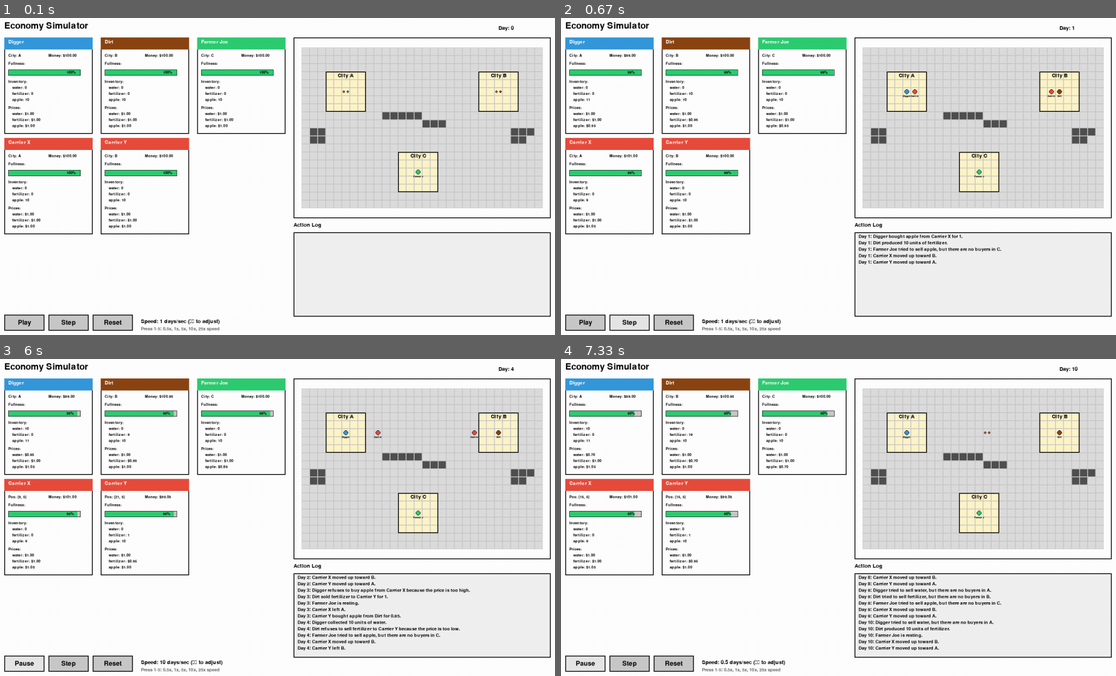
Above: before the commit, frames 1-4 (two rows, left to right).
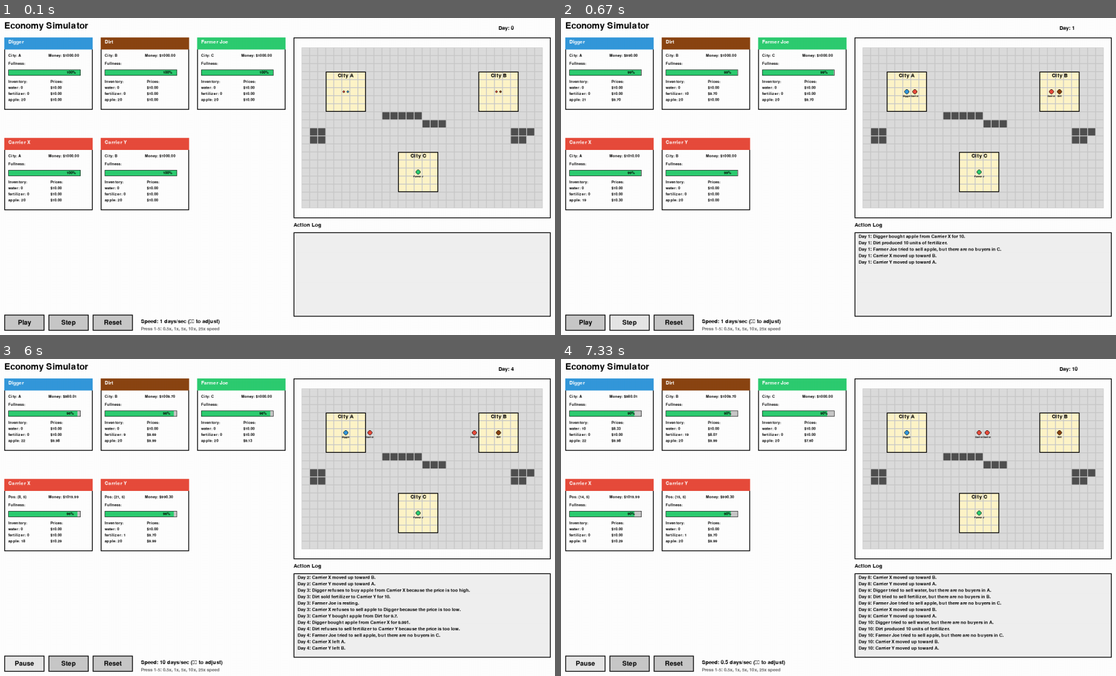
Above: after the commit, the same moments.

Repository: KentShikama/economy-simulator
Game: pygame game, started from economy-simulator-gui/pygame_gui.py
The game is run twice, just before and just after one commit, with the same random seed, the same clock (stepped at 60 frames per second) and the same inputs.
Inputs:
- Up to frame 1 (0.1 s): no input
- Up to frame 2 (0.67 s): click "Step" at 0.38 s
- Up to frame 3 (6 s): click "Step" at 0.72 s; hold Up 1-1.47 s; tap 4 at 1.15, 2.38, 3.45, 4.58 s; hold Down 1.5-1.8 s; tap 1 at 1.65, 2.78, 3.85, 4.92 s; hold Up 1.83-2.2 s; tap 3 at 1.98, 3.12, 4.25, 5.32 s; hold Down 2.23-2.6 s; hold Up 2.63-2.93 s; hold Down 2.97-3.27 s; hold Up 3.3-3.67 s; hold Down 3.7-4.07 s; hold Up 4.1-4.4 s; hold Down 4.43-4.73 s; hold Up 4.77-5.13 s; hold Down 5.17-5.53 s; click "Play" at 5.62 s; hold Up from 5.9 s (still down)
- Up to frame 4 (7.33 s): tap 1 at 6.05, 7.12 s; release Up at 6.2 s; hold Down 6.23-6.53 s; tap 3 at 6.38 s; hold Up 6.57-6.93 s; tap 4 at 6.72 s; hold Down from 6.97 s (still down)

The runs differ from the first frame. In frame 1, 2.2% of the frame differs, in the area x 0-52%, y 11-69%; in frame 2, 2.1%; in frame 3, 2.5%, in the area x 0-83%, y 11-90%; in frame 4, 2.3%.

Commit message:
10k+ day stable checkpoint for 5 agents

Diff:
--- a/economy-simulator-gui/agents.py
+++ b/economy-simulator-gui/agents.py
@@ -9,10 +9,10 @@
 FULLNESS_ADDITION = 20
 
 # Price adjustment constants
-PRICE_ADJUSTMENT_RATE = 0.05
+PRICE_ADJUSTMENT_RATE = 0.03
 
 # Peddler inventory limit
-MAX_INVENTORY_PEDDLER = 20
+MAX_INVENTORY_PEDDLER = 40
 
 
 class ActionType(Enum):
@@ -41,8 +41,8 @@
     grid_x: int = 0
     grid_y: int = 0
     fullness: int = 100
-    inventory: Dict[str, int] = field(default_factory=lambda: {'water': 0, 'fertilizer': 0, 'apple': 10})
-    prices: Dict[str, float] = field(default_factory=lambda: {'water': 1, 'fertilizer': 1, 'apple': 1})
+    inventory: Dict[str, int] = field(default_factory=lambda: {'water': 0, 'fertilizer': 0, 'apple': 20})
+    prices: Dict[str, float] = field(default_factory=lambda: {'water': 10, 'fertilizer': 10, 'apple': 10})
 
     def update_position(self, grid: Grid):
         """Update the person's current city based on their grid position"""
@@ -154,7 +154,7 @@
         for i, action in enumerate(actions):
             if action == "consume_apple":
                 if self.inventory["apple"] > 0:
-                    weights[i] = max(0, 80 - self.fullness)
+                    weights[i] = max(0, 80 - self.fullness, 1000 if self.fullness < 20 else 0)
             elif action == "buy_apple":
                 other_people_in_city_with_apple = [person for person in other_people_in_city if
                                                    person.inventory["apple"] > 0]
@@ -199,7 +199,7 @@
         for i, action in enumerate(actions):
             if action == "consume_apple":
                 if self.inventory["apple"] > 0:
-                    weights[i] = max(0, 80 - self.fullness)
+                    weights[i] = max(0, 80 - self.fullness, 1000 if self.fullness < 20 else 0)
             elif action == "buy_apple":
                 other_people_in_city_with_apple = [person for person in other_people_in_city if
                                                    person.inventory["apple"] > 0]
@@ -251,7 +251,7 @@
         for i, action in enumerate(actions):
             if action == "consume_apple":
                 if self.inventory["apple"] > 0:
-                    weights[i] = max(0, 80 - self.fullness)
+                    weights[i] = max(0, 80 - self.fullness, 1000 if self.fullness < 20 else 0)
             elif action == "buy_water":
                 other_people_in_city_with_water = [person for person in other_people_in_city if
                                                    person.inventory["water"] > 0]
@@ -319,13 +319,11 @@
     def build_weights(self, actions, other_people):
         weights = [0 for _action in actions]
         other_people_in_city = [person for person in other_people if person.city == self.city and self.city is not None]
-        other_people_in_other_cities = [person for person in other_people if
-                                        person.city != self.city and person.city is not None]
 
         for i, action in enumerate(actions):
             if action == "consume_apple":
                 if self.inventory["apple"] > 0:
-                    weights[i] = max(0, 80 - self.fullness)
+                    weights[i] = max(0, 80 - self.fullness, 1000 if self.fullness < 20 else 0)
             elif 'buy' in action and self.city is not None:  # Can only buy in cities
                 item = action.split('_')[1]
                 other_people_in_city_with_item = [person for person in other_people_in_city if
@@ -333,25 +331,20 @@
                 if other_people_in_city_with_item and self.inventory[item] < MAX_INVENTORY_PEDDLER:
                     seller = min(other_people_in_city_with_item, key=lambda x: x.prices[item])
                     can_afford = self.money >= seller.prices[item]
-                    if other_people_in_other_cities:
-                        avg_price = sum([person.prices[item] for person in other_people_in_other_cities]) / len(
-                            other_people_in_other_cities)
-                        profit_margin = (avg_price - seller.prices[item]) / seller.prices[item] if seller.prices[
-                                                                                                       item] > 0 else 0
-                        if can_afford and profit_margin > 0:
-                            weights[i] = max(1, int(profit_margin * 10))
+                    avg_price = sum([person.prices[item] for person in other_people]) / len(other_people) if other_people else seller.prices[item]
+                    profit_margin = (avg_price - seller.prices[item]) / seller.prices[item] if seller.prices[item] > 0 else 0
+                    if can_afford and profit_margin > 0:
+                        weights[i] = max(1, int(profit_margin * 10))
             elif 'sell' in action and self.city is not None:  # Can only sell in cities
                 item = action.split('_')[1]
                 if self.inventory[item] > 0:
                     buyer_candidates = [person for person in other_people_in_city]
                     if buyer_candidates:
                         buyer = max(buyer_candidates, key=lambda x: x.prices[item])
-                        if other_people_in_other_cities:
-                            avg_price = sum([person.prices[item] for person in other_people_in_other_cities]) / len(
-                                other_people_in_other_cities)
-                            profit_margin = (buyer.prices[item] - avg_price) / avg_price if avg_price > 0 else 0
-                            if profit_margin > 0:
-                                weights[i] = max(1, int(profit_margin * 10))
+                        avg_price = sum([person.prices[item] for person in other_people]) / len(other_people) if other_people else buyer.prices[item]
+                        profit_margin = (buyer.prices[item] - avg_price) / avg_price if avg_price > 0 else 0
+                        if profit_margin > 0:
+                            weights[i] = max(1, int(profit_margin * 10))
             elif 'move_to_' in action:
                 destination_city = action.split('_')[-1]
 
@@ -360,9 +353,9 @@
                     weights[i] = 0
                     continue
 
-                # If we already have this city as our target, heavily weight continuing toward it
+                # If we already have this city as our target, continue toward it
                 if self.target_city == destination_city:
-                    weights[i] = 10  # High weight for persistence
+                    weights[i] = 1
                 else:
                     # Basic weight for new destinations when not currently traveling
                     if self.target_city is None:
--- a/economy-simulator-gui/pygame_gui.py
+++ b/economy-simulator-gui/pygame_gui.py
@@ -69,7 +69,7 @@
         self.y = y
         self.person = person
         self.width = 220
-        self.height = 240
+        self.height = 180
         self.font_title = pygame.font.Font(None, 18)
         self.font_text = pygame.font.Font(None, 14)
 
@@ -125,24 +125,22 @@
 
         y_offset += 25
 
-        # Inventory
+        # Two-column layout for Inventory and Prices
+        # Left column: Inventory
         screen.blit(self.font_text.render("Inventory:", True, BLACK), (self.x + 10, y_offset))
+        # Right column: Prices
+        screen.blit(self.font_text.render("Prices:", True, BLACK), (self.x + 115, y_offset))
         y_offset += 15
 
-        for item, count in self.person.inventory.items():
-            text = f"{item}: {count}"
-            screen.blit(self.font_text.render(text, True, BLACK), (self.x + 20, y_offset))
-            y_offset += 15
-
-        y_offset += 5
-
-        # Prices
-        screen.blit(self.font_text.render("Prices:", True, BLACK), (self.x + 10, y_offset))
-        y_offset += 15
-
-        for item, price in self.person.prices.items():
-            text = f"{item}: ${price:.2f}"
-            screen.blit(self.font_text.render(text, True, BLACK), (self.x + 20, y_offset))
+        # Display items in two columns
+        for item in self.person.inventory.keys():
+            # Inventory (left column)
+            inv_text = f"{item}: {self.person.inventory[item]}"
+            screen.blit(self.font_text.render(inv_text, True, BLACK), (self.x + 10, y_offset))
+
+            # Prices (right column)
+            price_text = f"${self.person.prices[item]:.2f}"
+            screen.blit(self.font_text.render(price_text, True, BLACK), (self.x + 115, y_offset))
             y_offset += 15
 
 
--- a/economy-simulator-gui/simulator.py
+++ b/economy-simulator-gui/simulator.py
@@ -7,12 +7,16 @@
         self.grid = Grid(GRID_WIDTH, GRID_HEIGHT)
 
         # Initialize people with grid positions
+        # City A: Water Collectors
+        # City B: Fertilizer Creators
+        # City C: Farmers
+        # Peddlers: Distributed across all cities
         self.people = [
-            WaterCollector(name="Digger", city="A", money=100),
-            FertilizerCreator(name="Dirt", city="B", money=100),
-            Farmer(name="Farmer Joe", city="C", money=100),
-            Peddler(name="Carrier X", city="A", money=100),
-            Peddler(name="Carrier Y", city="B", money=100),
+            WaterCollector(name="Digger", city="A", money=1000),
+            FertilizerCreator(name="Dirt", city="B", money=1000),
+            Farmer(name="Farmer Joe", city="C", money=1000),
+            Peddler(name="Carrier X", city="A", money=1000),
+            Peddler(name="Carrier Y", city="B", money=1000),
         ]
 
         # Place people in their starting cities (center of each city)
